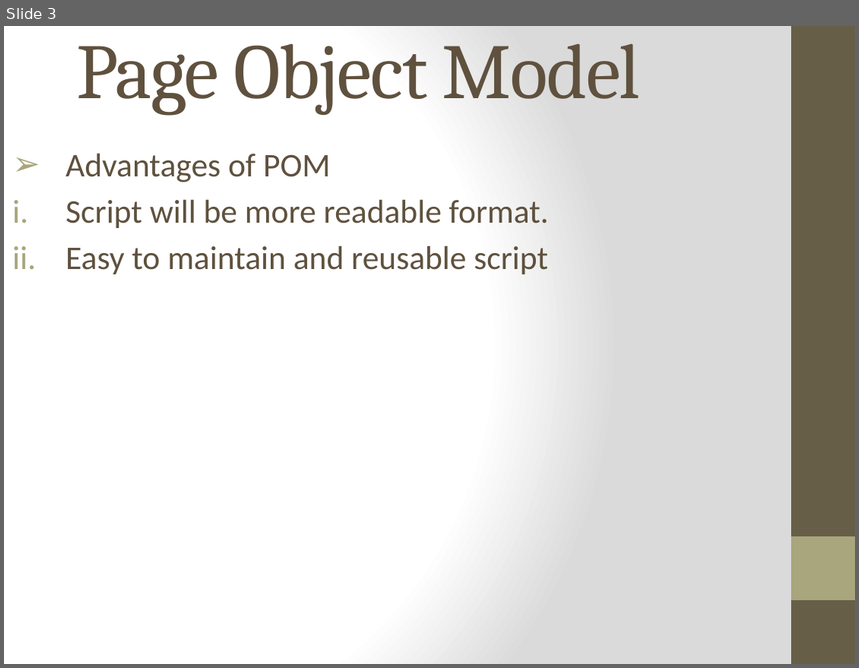
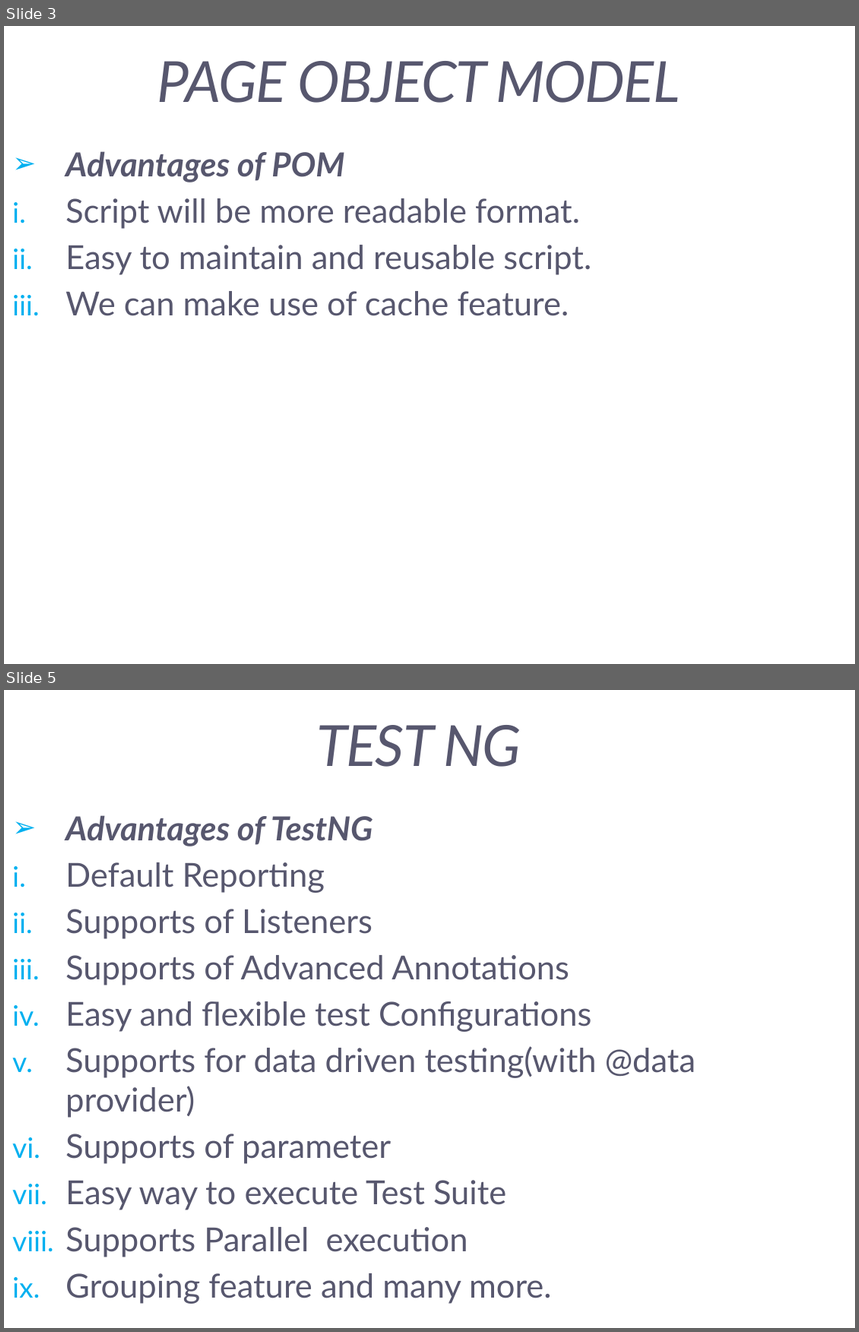
Before and after one commit to Evvans/Selenium-TestNG-Maven-Extent-Report, a slide deck: Page Object Model.pptx. Shown one above the other, each under a label of ours: slide 3 before the commit, slides 3 and 5 after it; the slides between them are not shown. The pictures are 859x668 and 859x1332 pixels, drawn with LibreOffice and Linux fonts; fonts in the diff are those of the drawing. Boxes give left, top, right and bottom in pixels: in the first picture for what was removed or moved away, otherwise in the second. Text is boxed around its words. In the diff, an @@ line names an element or a change of style, - is before the commit and + after.

```diff
--- a/Page Object Model.pptx
+++ b/Page Object Model.pptx
@@ slide 5 added at [4,690,855,1328], background #FFFFFF @@
@@ title added at [316,725,521,767], 48 pt, text #57576E, italic @@
+TEST NG
@@ subtitle added at [66,815,696,1304], 28 pt, text #57576E @@
+➢ Advantages of TestNG
+i. Default Reporting
+ii. Supports of Listeners
+iii. Supports of Advanced Annotations
+iv. Easy and flexible test Configurations
+v. Supports for data driven testing(with @data provider)
+vi. Supports of parameter
+vii. Easy way to execute Test Suite
+viii. Supports Parallel execution
+ix. Grouping feature and many more.
@@ slide 3 changed as well @@
@@ background gradient #FFFFFF to #DADADA to #FFFFFF @@
@@ rectangle removed at [791,26,855,664] @@
@@ title at [158,61,680,103]: text changed; size 66 to 48 pt; font Cambria to Lato; text colour #5F513E to #57576E; italic on @@
-Page Object Model
+PAGE OBJECT MODEL
@@ subtitle at [66,151,580,229]: font Calibri to Lato, text colour #5F513E to #57576E in "Advantages of POM", "Script will be more readable format."; bold on, italic on in "Advantages of POM"; bullet colour #A9A57C to #00B0F0 @@
@@ subtitle at [66,245,591,316]: text changed; font Calibri to Lato; text colour #5F513E to #57576E @@
-ii. Easy to maintain and reusable script
+ii. Easy to maintain and reusable script.
+iii. We can make use of cache feature.
@@ rectangle removed at [791,537,855,601] @@
```
Also in this commit, not shown: 2 other slides changed, 3 other slides added, 26 other files.
